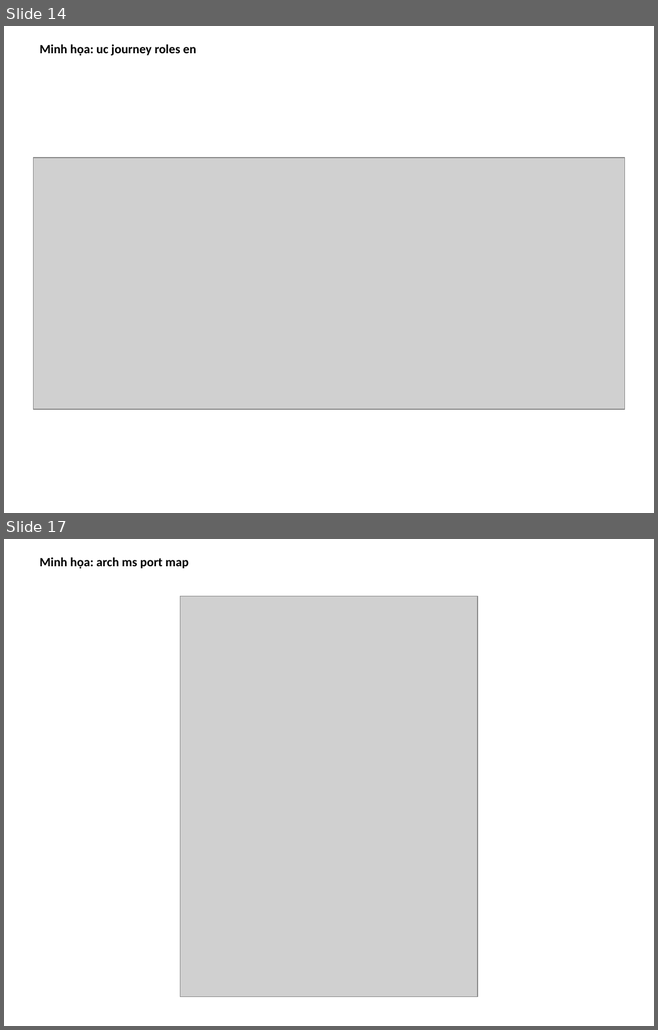
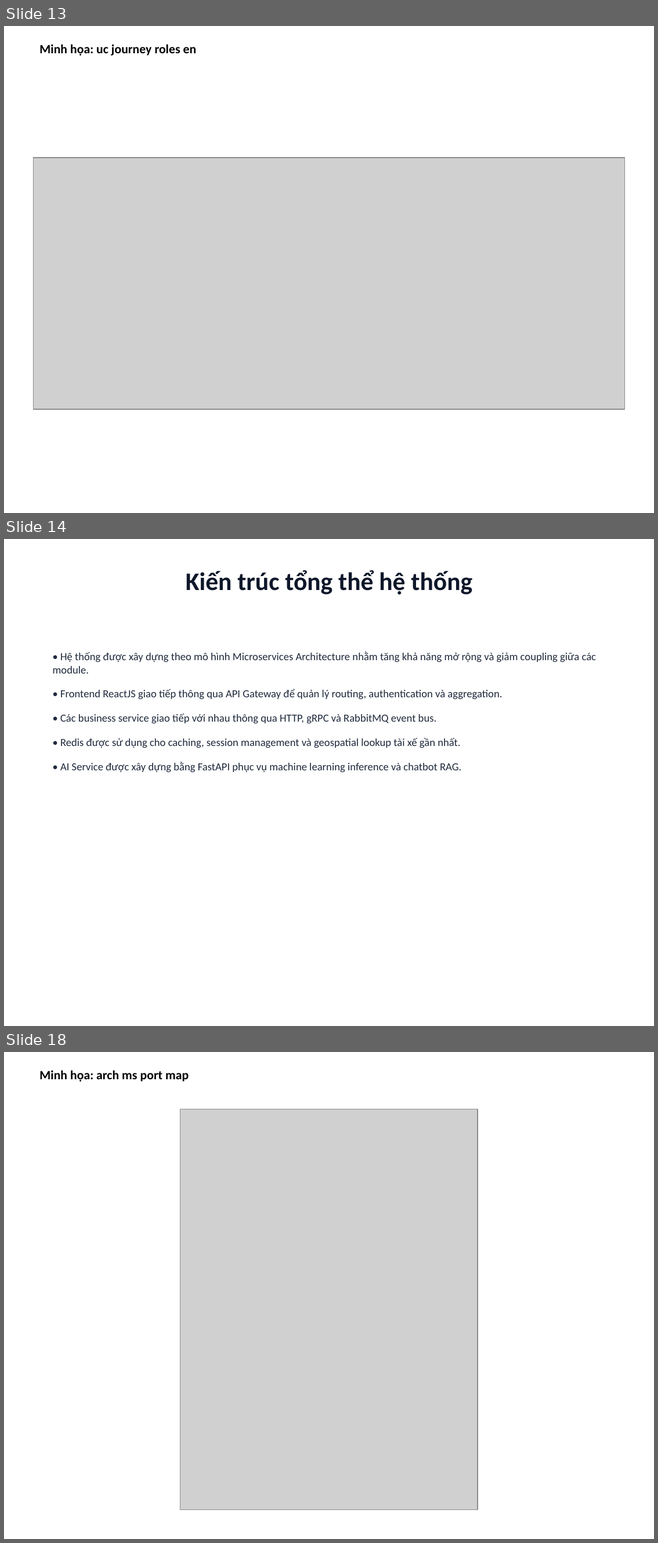
Before and after one commit to foxxiee04/Cab-Booking-System-Project, a slide deck: docs/Thesis-FoxGo-BaoCao.pptx. Shown one above the other, each under a label of ours: slides 14 and 17 before the commit, slides 13, 14 and 18 after it; the slides between them are not shown. The pictures are 658x1030 and 658x1543 pixels, drawn with LibreOffice and Linux fonts; fonts in the diff are those of the drawing; grey boxes stand for pictures. Boxes give left, top, right and bottom in pixels: in the first picture for what was removed or moved away, otherwise in the second. Text is boxed around its words. In the diff, an @@ line names an element or a change of style, - is before the commit and + after.

```diff
--- a/docs/Thesis-FoxGo-BaoCao.pptx
+++ b/docs/Thesis-FoxGo-BaoCao.pptx
@@ slide 14 added at (x1=4, y1=539, x2=654, y2=1026), background #FFFFFF @@
@@ title added at (x1=186, y1=570, x2=472, y2=595), 28 pt, text #0F172A, bold @@
+Kiến trúc tổng thể hệ thống
@@ text added at (x1=53, y1=652, x2=596, y2=772), 12 pt, text #1E293B @@
+• Hệ thống được xây dựng theo mô hình Microservices Architecture nhằm tăng khả năng mở rộng và giảm coupling giữa các module.
+• Frontend ReactJS giao tiếp thông qua API Gateway để quản lý routing, authentication và aggregation.
+• Các business service giao tiếp với nhau thông qua HTTP, gRPC và RabbitMQ event bus.
+• Redis được sử dụng cho caching, session management và geospatial lookup tài xế gần nhất.
+• AI Service được xây dựng bằng FastAPI phục vụ machine learning inference và chatbot RAG.
@@ what was slide 14 is now slide 13 @@
@@ what was slide 17 is now slide 18 @@
```
Also in this commit, not shown: 1 slide changed, 10 other slides added, 8 slides removed, 1 other file.
